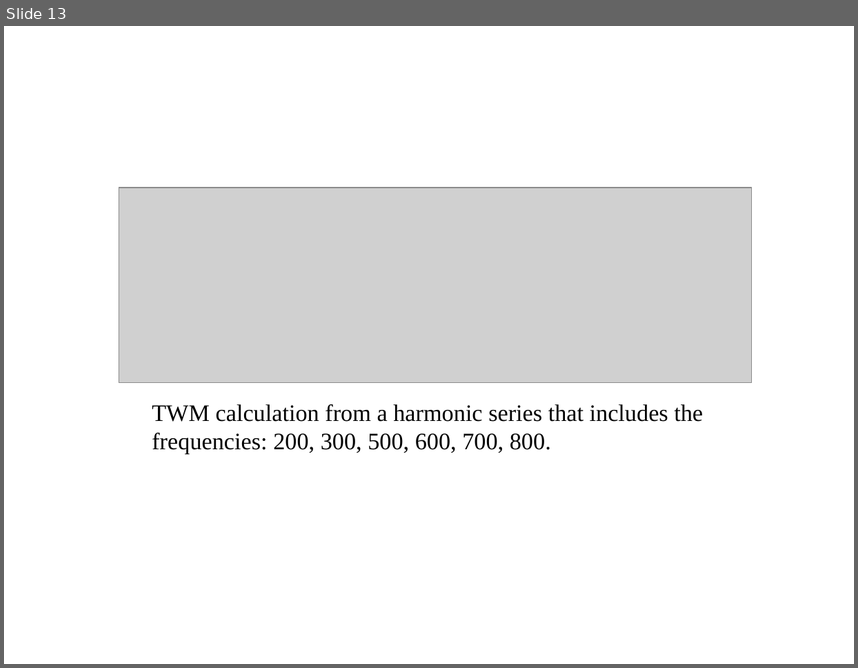
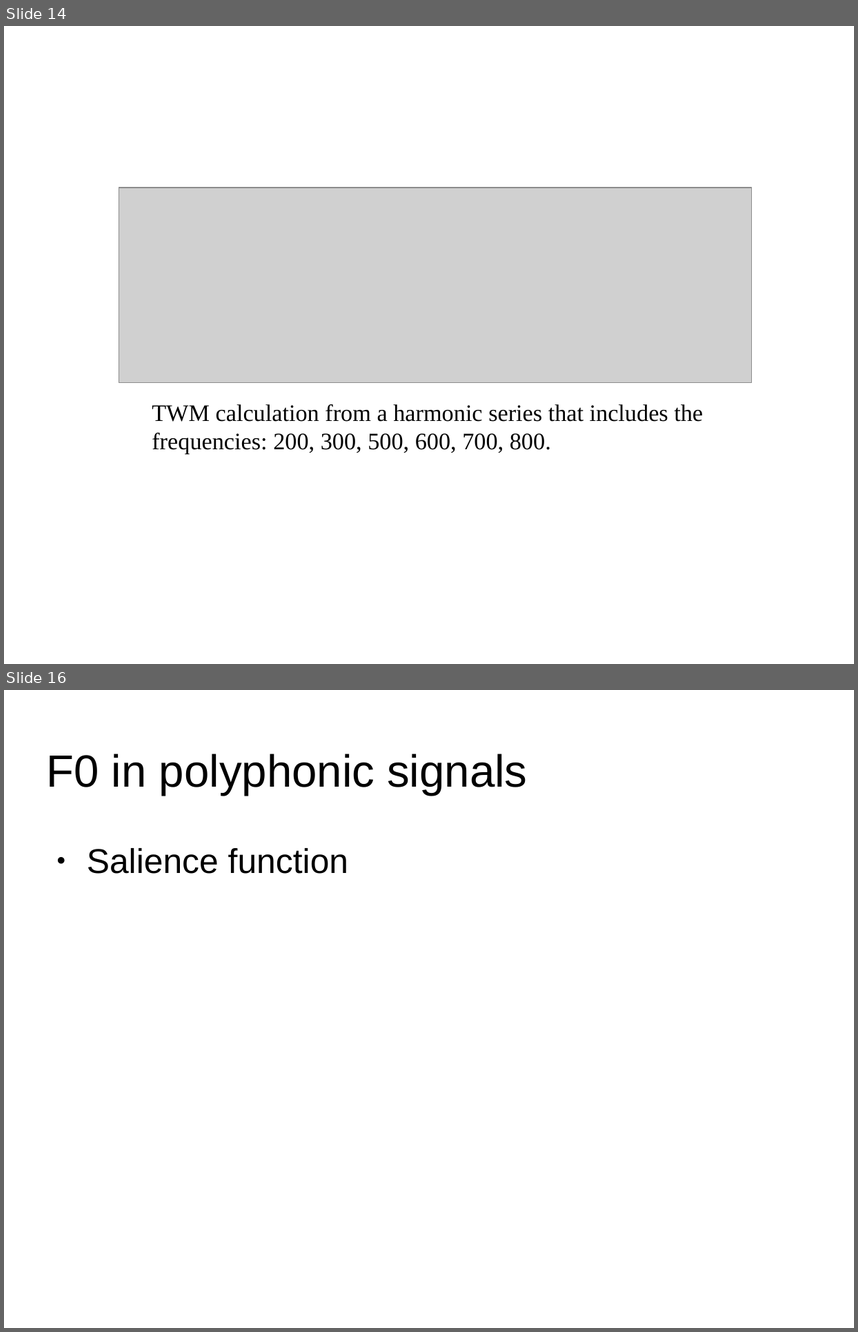
Before and after one commit to MTG/sms-tools, a slide deck: lectures/6-Harmonic-model/F0-detection.odp. Shown one above the other, each under a label of ours: slide 13 before the commit, slides 14 and 16 after it; the slides between them are not shown. The pictures are 858x668 and 858x1332 pixels, drawn with LibreOffice and Linux fonts; fonts in the diff are those of the drawing; grey boxes stand for pictures. Boxes give left, top, right and bottom in pixels: in the first picture for what was removed or moved away, otherwise in the second. Text is boxed around its words. In the diff, an @@ line names an element or a change of style, - is before the commit and + after.

```diff
--- a/lectures/6-Harmonic-model/F0-detection.odp
+++ b/lectures/6-Harmonic-model/F0-detection.odp
@@ slide 16 added at bbox=[4, 690, 854, 1328], background #FFFFFF @@
@@ title added at bbox=[47, 753, 527, 795], 38.2 pt, text #000000 @@
+F0 in polyphonic signals
@@ text added at bbox=[87, 848, 348, 874], 29.1 pt, text #000000 @@
+● Salience function
@@ what was slide 13 is now slide 14 @@
```
Also in this commit, not shown: 7 slides changed, 5 other slides added, 4 slides removed, 29 other files.
